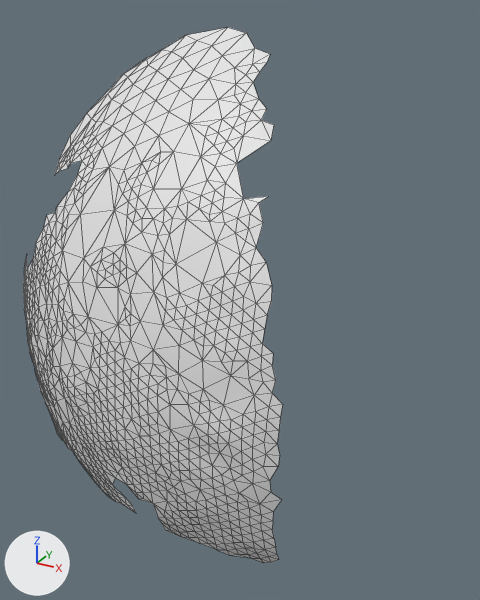
The OBJ model res/final/onecam_fullvolume/06/cleanedup/FullVolium.000217.obj, before and after one commit.
Before and after are seen from a 50 mm camera at (-122.0, -885.9, 26.6) aimed at (-185.6, -770.3, -31.2). The lights are fixed; the arrows at lower left show +X, +Y and +Z. Mesh edges are drawn as thin lines. Where no turn or scale is listed for an object, it has been applied to the vertices.

The first picture shows 'FullVolium.000217'.
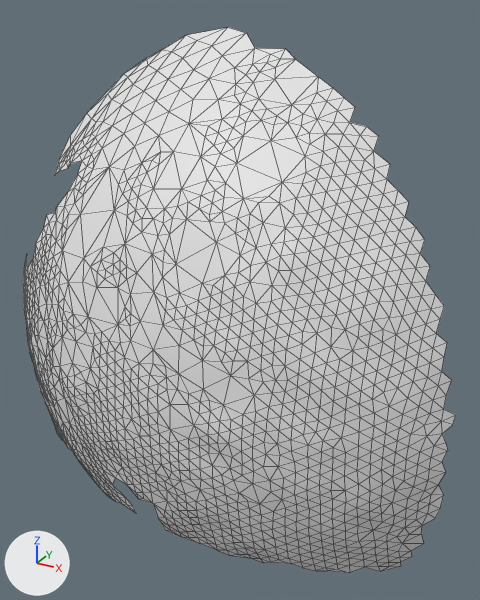
Changed parts and their boxes [x1, y1, x2, y2] in the pictures (480 x 600 px):
'FullVolium.000217', reshaped (66% wider)
    before: [23, 27, 283, 563]
    after: [23, 27, 456, 573]
part 1 of me_fullvolium_000217, added
    after: [237, 48, 456, 573]

The change in detail:
me_fullvolium_000217 is used by ob_fullvolium_000217; location (0.0, 0.0, 0.0).
me_fullvolium_000217 had 846 vertices, 1579 faces and spanned x -246.0..-163.8, y -798.9..-747.8, z -82.5..22.8.
me_fullvolium_000217 now has 1285 vertices, 2443 faces and spans x -246.0..-136.9, y -798.9..-747.8, z -84.5..22.8.
me_fullvolium_000217 part 1: 439 vertices added at x -182.2..-136.9, y -793.8..-757.5, z -84.5..19.2.
